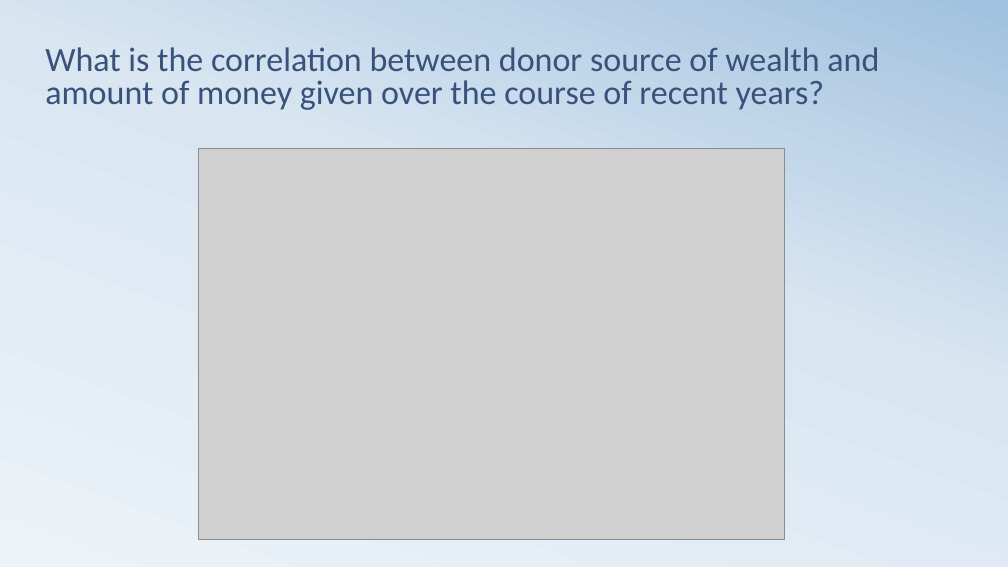
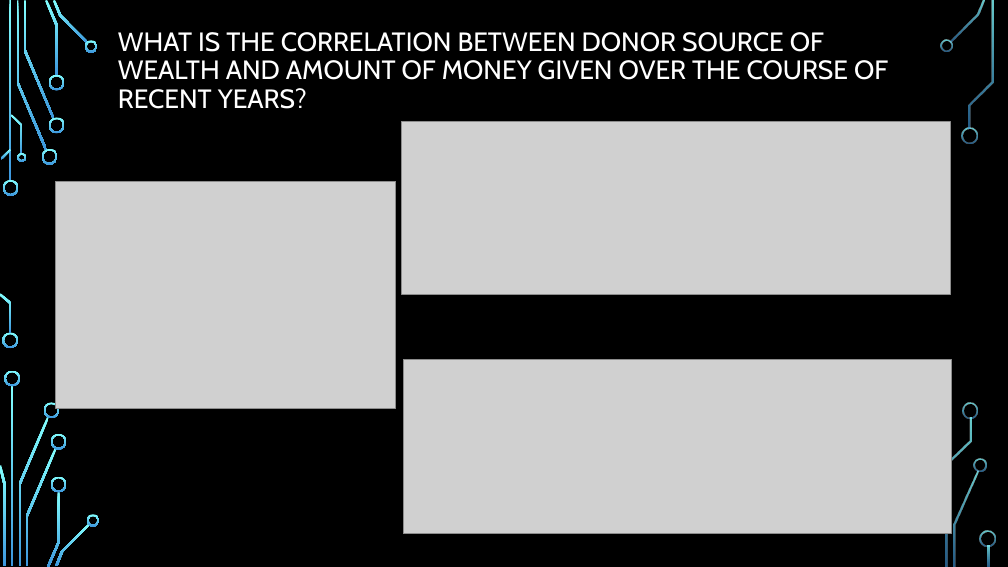
Before and after one commit to kjwunderlich/project-one---sphinx, a slide deck: slide 8 of Team_Sphinx_Presentation_20181011.pptx. Drawn at 1008x567 pixels with LibreOffice and Linux fonts; fonts in the diff are those of the drawing; grey boxes stand for pictures; background and template pictures are left out. Boxes give left, top, right and bottom in pixels: in the first picture for what was removed or moved away, otherwise in the second. Text is boxed around its words. In the diff, an @@ line names an element or a change of style, - is before the commit and + after.

```diff
--- a/Team_Sphinx_Presentation_20181011.pptx
+++ b/Team_Sphinx_Presentation_20181011.pptx
@@ background gradient #ECF3F8 to #D9E6F2 to #A1C1DE to picture (left out) @@
@@ title "WHAT IS THE CORRELATION BETWEEN ..." at box(118, 32, 888, 109): vertical alignment bottom to middle @@
@@ title at box(118, 32, 888, 109): text changed; size 32.4 to 25.2 pt; font Calibri to Cabin; text colour #39527B to #FFFFFF @@
-What is the correlation between donor source of wealth and amount of money given over the course of recent years?
+WHAT IS THE CORRELATION BETWEEN DONOR SOURCE OF WEALTH AND AMOUNT OF MONEY GIVEN OVER THE COURSE OF RECENT YEARS?
@@ picture added at box(402, 121, 950, 295) @@
@@ picture: place and size @@
-picture at box(198, 148, 784, 539)
+picture at box(55, 181, 395, 408)
@@ picture added at box(403, 359, 951, 534) @@
@@ group added at box(0, 0, 995, 567): 33 freeform shapes, 3 rectangles @@
```
Also in this commit, not shown: 10 other slides changed, 3 slides added, 3 slides removed.
